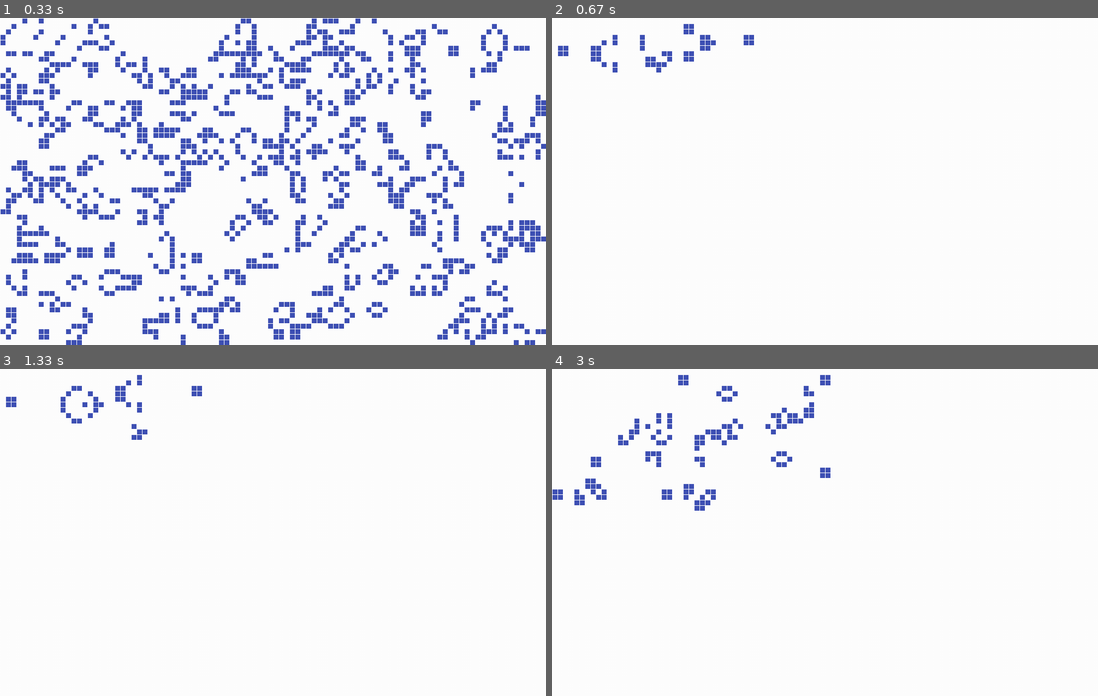
Above: before the commit, frames 1-4 (two rows, left to right).
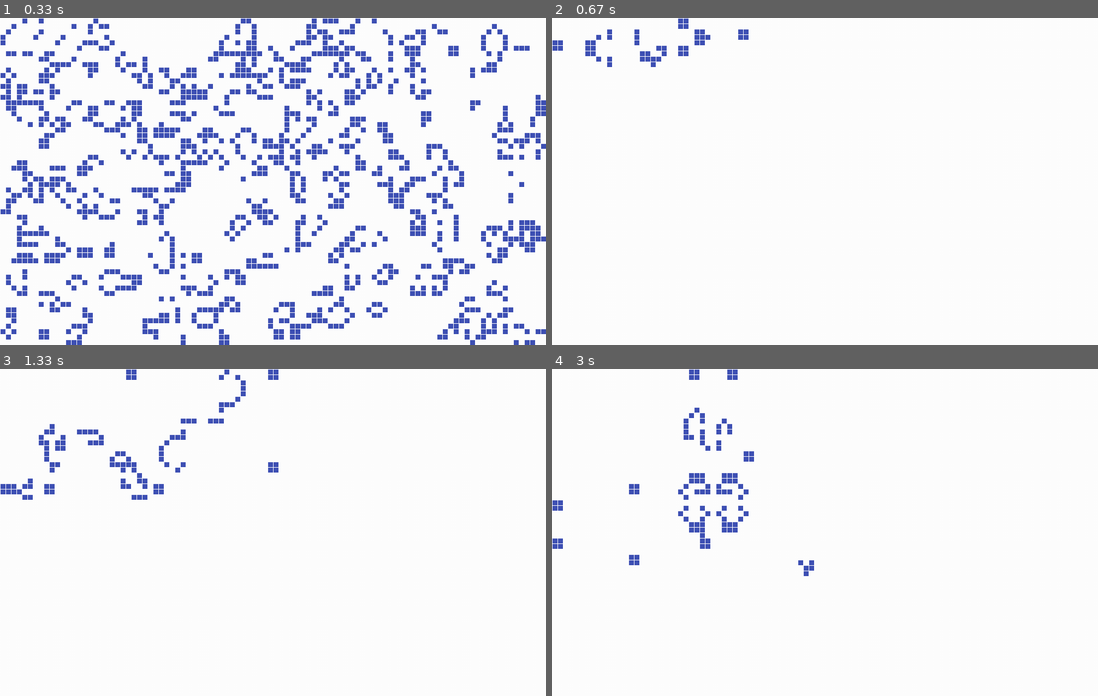
Above: after the commit, the same moments.

Repository: skotniczny/game-of-life-py
Game: pygame game, started from main.py
The game is run twice, just before and just after one commit, with the same random seed, the same clock (stepped at 60 frames per second) and the same inputs.
Inputs (mouse positions are in pixels of both pictures, inside the frame that each line leads up to):
- Up to frame 1 (0.33 s): no input
- Up to frame 2 (0.67 s): tap 1 at 0.33 s
- Up to frame 3 (1.33 s): tap 3 at 0.67 s; click (103, 483) at 1.05 s
- Up to frame 4 (3 s): tap 2 at 1.33 s; click (628, 522) at 1.72 s; click (748, 463) at 2.55 s

Frame 1 is identical in both runs. In frame 2, 0.9% of the frame differs, in the area x 0-37%, y 0-17%; in frame 3, 1.9%; in frame 4, 2.9%, in the area x 0-51%, y 0-64%.

Commit message:
Parse RLE patterns

Diff:
--- /dev/null
+++ b/decoder.py
@@ -0,0 +1,22 @@
+def rle_decode(data):
+    decode = ''
+    count = ''
+    for char in data:
+        if char.isdigit():
+            count += char
+        else:
+            decode += char * int(count if count != "" else "1")
+            count = ''
+    return decode
+
+
+def parse(pattern):
+    pattern = rle_decode(pattern)
+    output = []
+    for item in pattern.split("$"):
+        row = []
+        for i in range(len(item)):
+            if item[i] == "o":
+                row.append(i)
+        output.append(row)
+    return output
--- a/display_pygame.py
+++ b/display_pygame.py
@@ -1,5 +1,6 @@
 from engine import GameOfLife
-from patterns import gosper_glider_gun, new_gun_2
+from decoder import parse
+import patterns
 import math
 import pygame
 
@@ -67,12 +68,15 @@
                     update_board()
                 if event.key == pygame.K_1:
                     board.clear()
-                    board.insert(gosper_glider_gun)
+                    board.insert(parse(patterns.gosper_glider_gun))
                     update_board()
                 if event.key == pygame.K_2:
                     board.clear()
-                    board.insert(new_gun_2)
+                    board.insert(parse(patterns.new_gun))
                     update_board()
+                if event.key == pygame.K_3:
+                    board.clear()
+                    board.insert(parse(patterns.new_gun_2))
                 # User presses ESCAPE-Key
                 if event.key == pygame.K_ESCAPE:
                     mainloop = False
--- a/patterns.py
+++ b/patterns.py
@@ -1,41 +1,3 @@
-gosper_glider_gun = [
-    [],
-    [25],
-    [23, 25],
-    [13, 14, 21, 22, 35, 36],
-    [12, 16, 21, 22, 35, 36],
-    [1, 2, 11, 17, 21, 22],
-    [1, 2, 11, 15, 17, 18, 23, 25],
-    [11, 17, 25],
-    [12, 16],
-    [13, 14],
-]
-
-new_gun_2 = [
-    [],
-    [23, 24, 49, 50],
-    [23, 24, 49, 50],
-    [41, 42],
-    [40, 43],
-    [41, 42],
-    [],
-    [36, 37, 38],
-    [36, 38],
-    [9, 10, 36, 37, 38],
-    [9, 10, 36, 37],
-    [8, 11, 35, 36, 37],
-    [8, 11, 13, 14, 35, 37],
-    [8, 13, 14, 35, 36, 37],
-    [10, 11, 13, 14],
-    [31, 32],
-    [21, 22, 30, 33],
-    [21, 22, 31, 32],
-    [49, 50],
-    [49, 50],
-    [],
-    [4, 5, 24],
-    [0, 1, 6, 7, 8, 9, 20, 21, 24, 25, 27, 28, 29],
-    [0, 1, 4, 5, 7, 8, 9, 20, 21, 26, 27, 28, 29],
-    [4, 24, 25],
-    []
-]
+gosper_glider_gun = "24bo11b$22bobo11b$12b2o6b2o12b2o$11bo3bo4b2o12b2o$2o8bo5bo3b2o14b$2o8bo3bob2o4bobo11b$10bo5bo7bo11b$11bo3bo20b$12b2o!"
+new_gun = "25b2o5b2o$25b2o5b2o8$26bo5bo$25b3o3b3o$24b2obo3bob2o3$27bo3bo$27bo3bo7$33bo$10b2o22b2o$2o7bobo21b2o$2o7bo$9b3o4$9b3o$2o7bo17b2o$2o7bobo15b2o$10b2o!"
+new_gun_2 = "23b2o24b2o$23b2o24b2o$41b2o8b$40bo2bo7b$41b2o8b2$36b3o12b$36bobo12b$9b2o25b3o12b$9b2o25b2o13b$8bo2bo23b3o13b$8bo2bob2o20bobo13b$8bo4b2o20b3o13b$10b2ob2o36b$31b2o18b$21b2o7bo2bo17b$21b2o8b2o18b$49b2o$49b2o2$4b2o18bo26b$2o4b4o10b2o2b2ob3o21b$2o2b2ob3o10b2o4b4o21b$4bo19b2o!"
